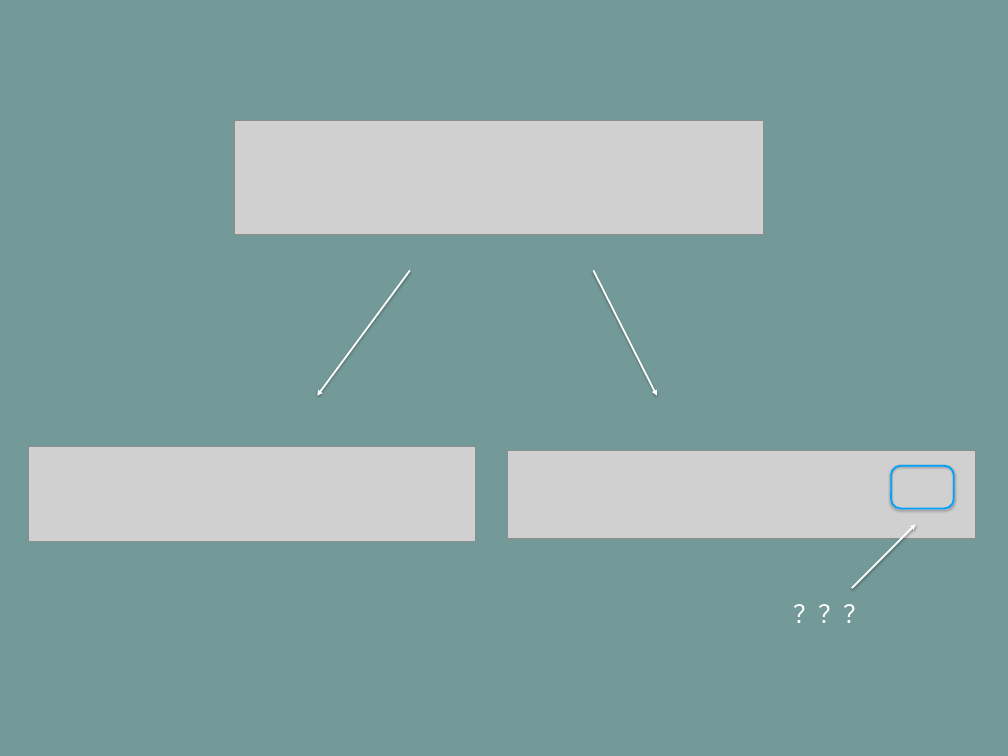
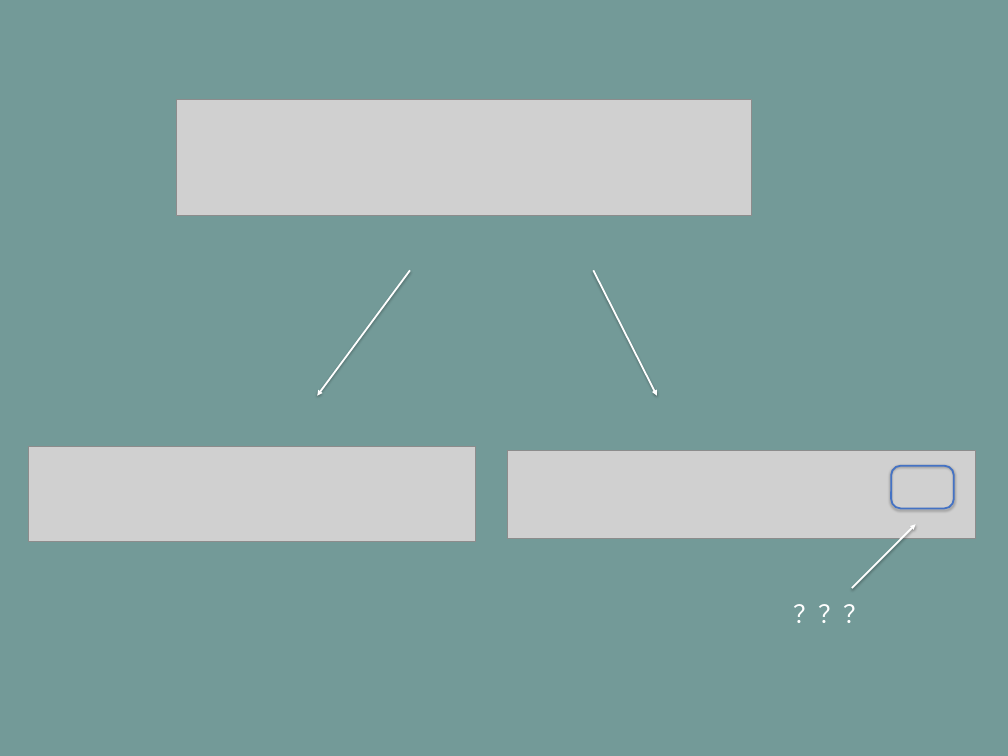
Before and after one commit to life0727/blog, a slide deck: slide 18 of ppt/typescript（三）.pptx. Drawn at 1008x756 pixels with LibreOffice and Linux fonts; fonts in the diff are those of the drawing; grey boxes stand for pictures. Boxes give left, top, right and bottom in pixels: in the first picture for what was removed or moved away, otherwise in the second. Text is boxed around its words. In the diff, an @@ line names an element or a change of style, - is before the commit and + after.

Commit message:
update

```diff
--- a/ppt/typescript（三）.pptx
+++ b/ppt/typescript（三）.pptx
@@ picture resized from (x1=234, y1=120, x2=763, y2=234) to (x1=176, y1=99, x2=751, y2=216) @@
@@ rounded rectangle at (x1=891, y1=465, x2=954, y2=508): outline #00A2FF 2 pt to #4472C4 2 pt @@
```
Also in this commit, not shown: 8 other slides changed, 1 slide added.
